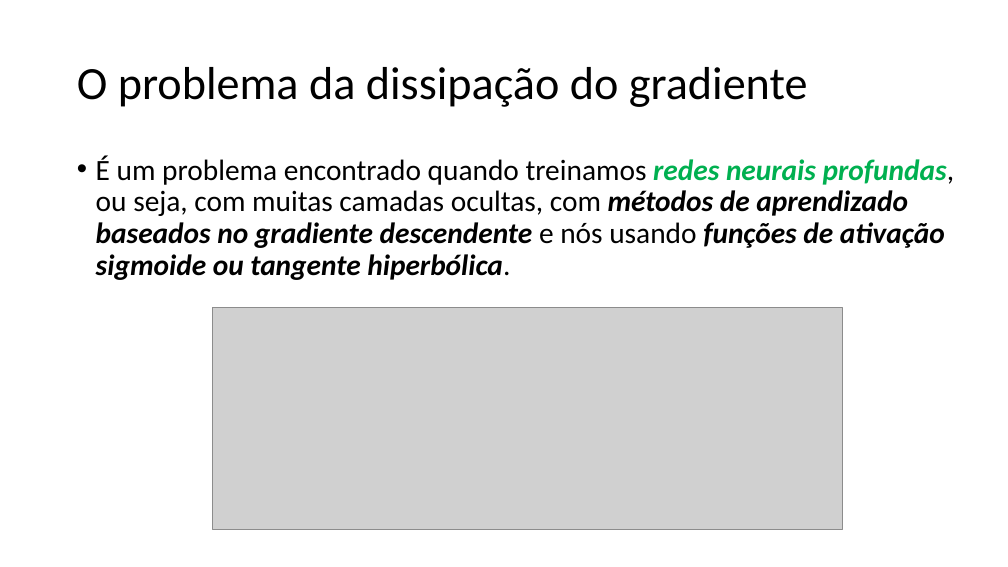
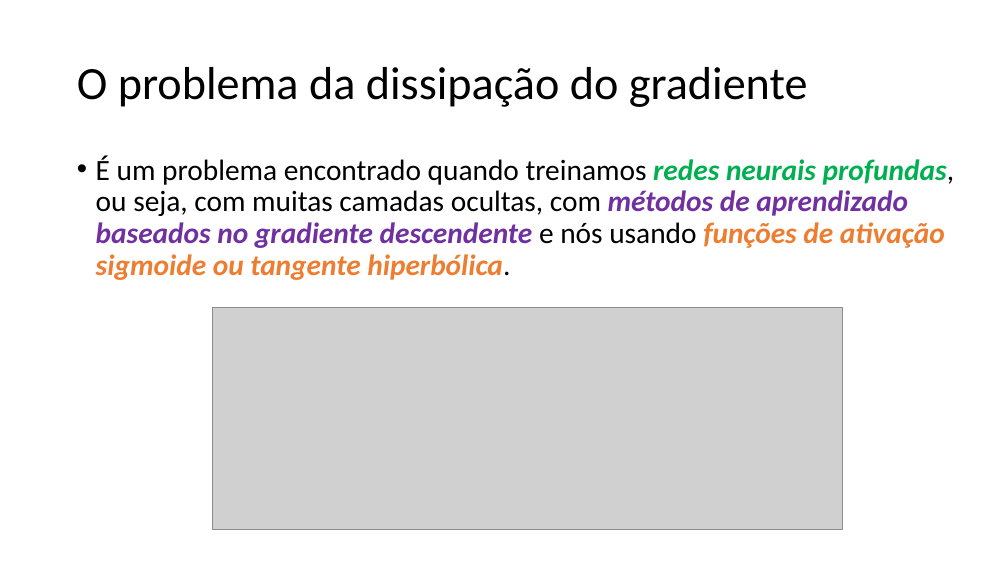
Before and after one commit to zz4fap/t320_aprendizado_de_maquina, a slide deck: slide 19 of slides/T320_Redes_Neurais_Artificiais (Parte II).pptx. Drawn at 1008x567 pixels with LibreOffice and Linux fonts; fonts in the diff are those of the drawing; grey boxes stand for pictures. Boxes give left, top, right and bottom in pixels: in the first picture for what was removed or moved away, otherwise in the second. Text is boxed around its words. In the diff, an @@ line names an element or a change of style, - is before the commit and + after.

```diff
--- a/slides/T320_Redes_Neurais_Artificiais (Parte II).pptx
+++ b/slides/T320_Redes_Neurais_Artificiais (Parte II).pptx
@@ text "É um problema encontrado quando ..." at [96, 155, 954, 280]: text colour #000000 to #7030A0 in "métodos de aprendizado baseados no gradiente descendente"; text colour #000000 to #ED7D31 in "funções de ativação sigmoide ou tangente hiperbólica." @@
```
Also in this commit, not shown: 17 other slides changed, 3 slides added, 1 other file.
